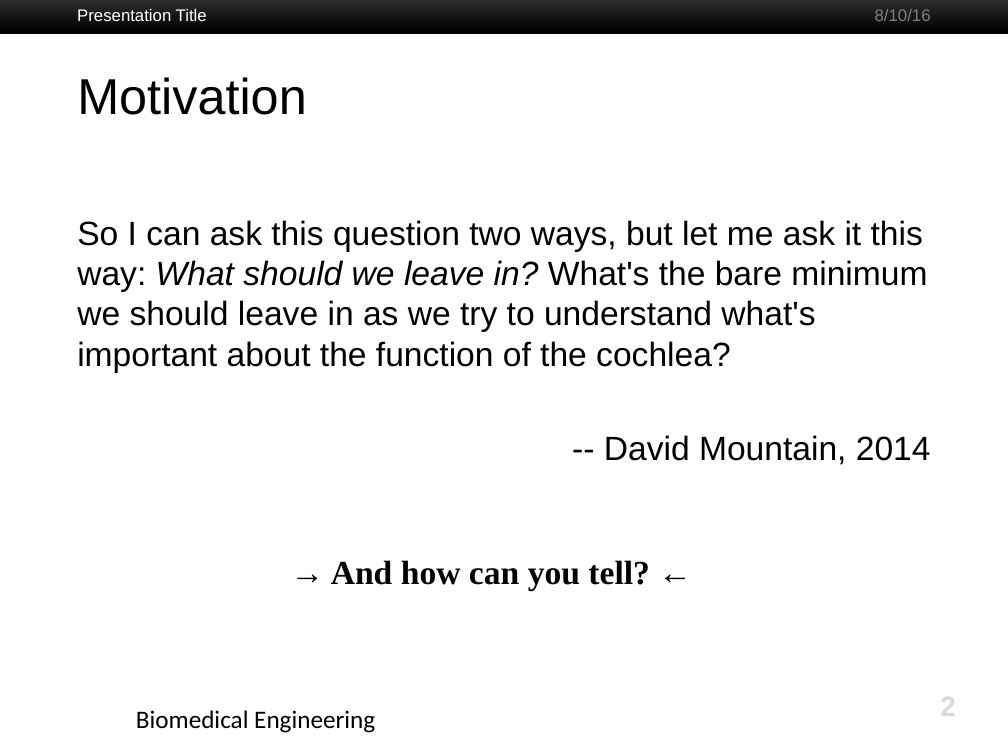
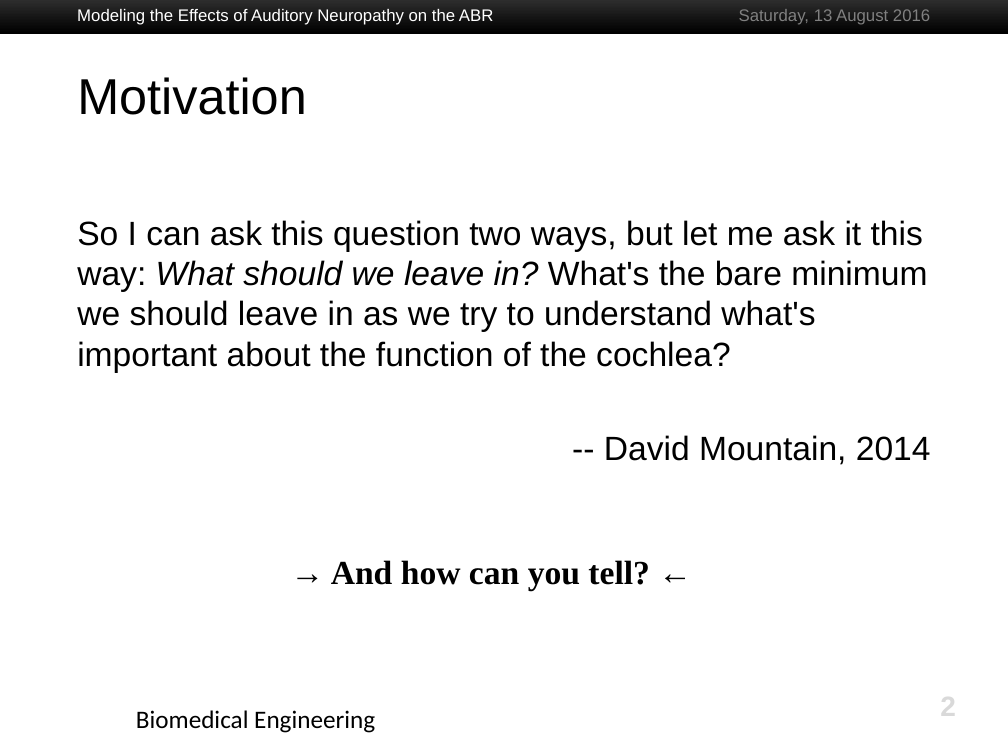
Before and after one commit to gvoysey/thesis, a slide deck: slide 2 of slides/voysey-thesis.pptx. Drawn at 1008x756 pixels with LibreOffice and Linux fonts; fonts in the diff are those of the drawing; background and template pictures are left out. Boxes give left, top, right and bottom in pixels: in the first picture for what was removed or moved away, otherwise in the second. Text is boxed around its words. In the diff, an @@ line names an element or a change of style, - is before the commit and + after.

```diff
--- a/slides/voysey-thesis.pptx
+++ b/slides/voysey-thesis.pptx
@@ text at (77,9,494,25): text changed @@
-Presentation Title
+Modeling the Effects of Auditory Neuropathy on the ABR
@@ text at (739,9,930,24): text changed @@
-8/10/16
+Saturday, 13 August 2016
```
Also in this commit, not shown: 4 other slides changed, 8 slides added, 1 slide removed.
